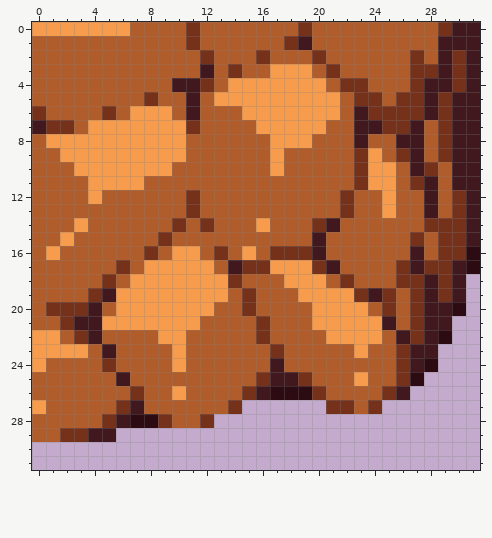
A pixel-art sprite gets an edit: source/assets/images/tiles/rockwall_bottomright.png. This is how it looked before the edit.
The file is 32x32 pixels.
The result:
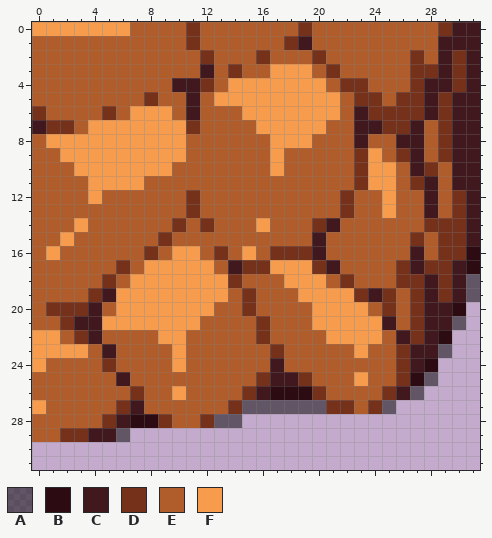
Palette (. is transparent): A #00000080  B #2c0b12  C #41181d  D #76311b  E #b15d2b  F #f79c4d
Edits made:
{"y":18,"x":31,"old":".","new":"A"}
{"y":19,"x":31,"old":".","new":"A"}
{"y":21,"x":30,"old":".","new":"A"}
{"y":23,"x":29,"old":".","new":"A"}
{"y":25,"x":28,"old":".","new":"A"}
{"y":26,"x":27,"old":".","new":"A"}
{"y":27,"x":15,"old":"......","new":"AAAAAA"}
{"y":27,"x":25,"old":".","new":"A"}
{"y":28,"x":13,"old":"..","new":"AA"}
{"y":29,"x":6,"old":".","new":"A"}
{"label":"added","picture_box":[382,274,480,414]}
{"label":"added","picture_box":[214,400,326,428]}
{"label":"added","picture_box":[116,428,130,442]}
